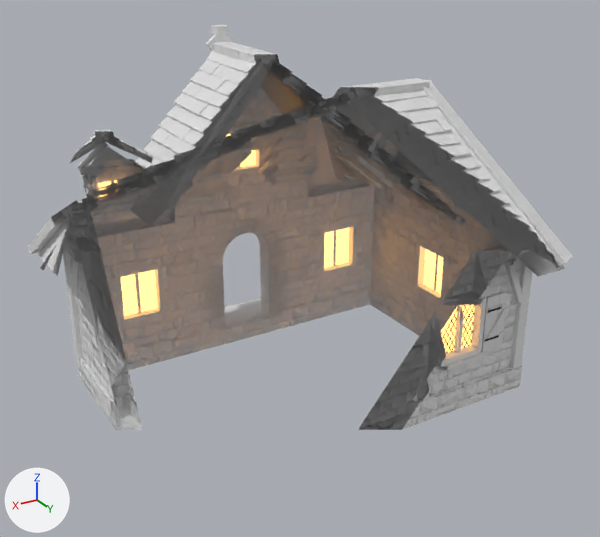
What one commit did to the FBX model GameClient/ArtSource/Silverbrook/Cottage4/SilverbrookCottage4.fbx.
Both versions are drawn from a 50 mm lens placed at (6.74, 11.53, 7.87), pointed at (0.03, 0.34, 2.28). Lighting does not change. The marker at lower left points along +X, +Y and +Z. The older version comes first. Everything nearer to the camera than a plane just in front of the edit is cut away.

In view in the first picture: 'SM_SBCottage4_Details', 'SM_SBCottage4_Masonry', 'SM_SBCottage4_Roof', 'SM_SBCottage4_Timber'.
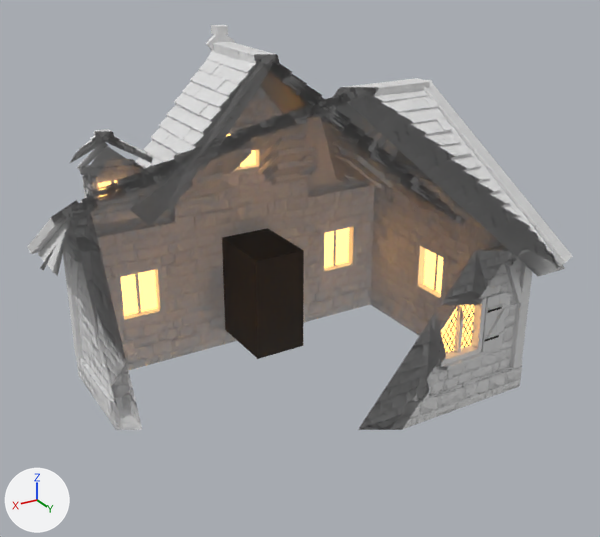
Edits to the bpy script that builds the scene:
```text
Add mat_sb_entryroom:
    mat_sb_entryroom = principled_material('SB_EntryRoom')
    mat_sb_entryroom.base_color = (0.05, 0.045, 0.04)  # dark grey #3f3c38
    mat_sb_entryroom.roughness = 0.95
Add me_sm_sbcottage4_entryrooms:
    me_sm_sbcottage4_entryrooms.from_pydata([(-0.49, -0.4, 0.3), (0.49, -0.4, 0.3), (0.49, -0.4, 2.25), (-0.49, -0.4, 2.25), (-0.49, -1.79, 0.3), (-0.49, -1.79, 2.25), (0.49, -1.79, 2.25), (0.49, -1.79, 0.3)], [], [(0, 1, 2, 3), (4, 0, 3, 5), (6, 2, 1, 7), (4, 7, 1, 0), (3, 2, 6, 5)])
    me_sm_sbcottage4_entryrooms.materials.append(mat_sb_entryroom)  # dark grey #3f3c38
Add ob_sm_sbcottage4_entryrooms:
    ob_sm_sbcottage4_entryrooms = bpy.data.objects.new('SM_SBCottage4_EntryRooms', me_sm_sbcottage4_entryrooms)
    ob_sm_sbcottage4_entryrooms.location = (0.0, 0.0, 0.0)
```

Location of each change, [x1, y1, x2, y2] in pixels of the pictures (600 x 537 px):
'SM_SBCottage4_EntryRooms', added
    after: [222, 228, 304, 359]
